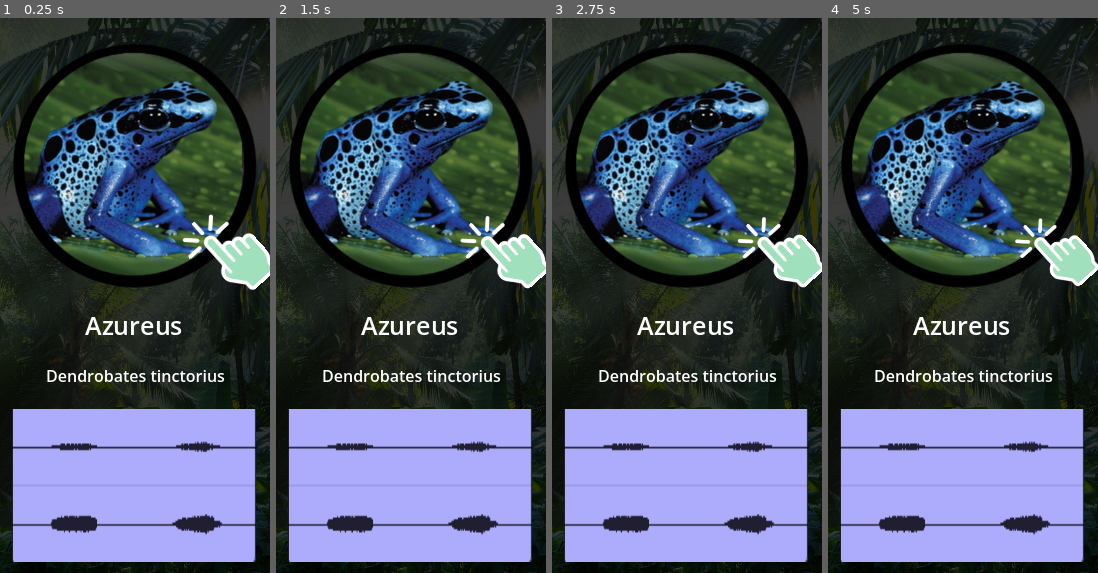
Above: before the commit, frames 1-4 (left to right).
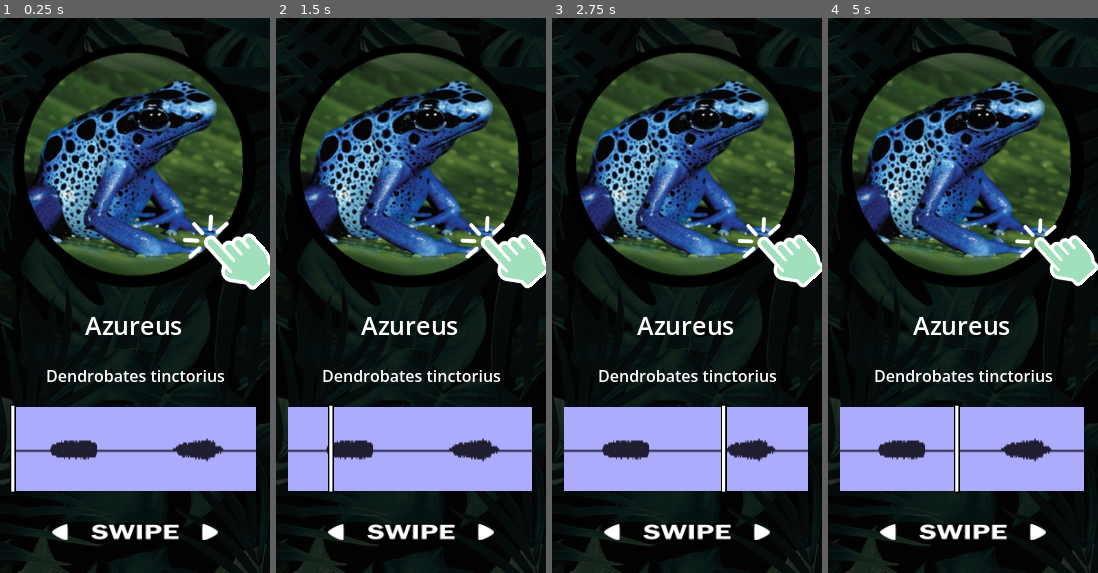
Above: after the commit, the same moments.

Repository: dbarkowsky/frog-demo
Game: Godot game, scene res://main.tscn
Same seed, same stepped clock (60 frames per second), same inputs: the game is played once before the commit and once after it.
Inputs (mouse positions are in pixels of both pictures, inside the frame that each line leads up to):
- Up to frame 1 (0.25 s): no input
- Up to frame 2 (1.5 s): click (411, 173) at 0.5 s; click (411, 173) at 1.25 s
- Up to frame 3 (2.75 s): click (687, 173) at 2 s
- Up to frame 4 (5 s): move the mouse to (1022, 267) at 2.77 s; click (1022, 267) at 2.92 s; drag from (909, 323) to (949, 406) at 3.52 s; move the mouse to (990, 173) at 4.27 s; click (990, 173) at 4.42 s

The runs differ from the first frame. In frame 1, 30% of the frame differs, in the area x 0-100%, y 0-100%; in frame 2, 30%; in frame 3, 30%; in frame 4, 30%.

Commit message:
asset changes, audio wave bar, bug fixes

Diff:
--- a/frog_page.tscn
+++ b/frog_page.tscn
@@ -2,6 +2,7 @@
 
 [ext_resource type="Script" uid="uid://b555gyof80rs2" path="res://scripts/frog_page.gd" id="1_qmocv"]
 [ext_resource type="Texture2D" uid="uid://b500tcll04wl7" path="res://img/click.png" id="2_utv1b"]
+[ext_resource type="Texture2D" uid="uid://dhdm5uh87uffd" path="res://img/stick.png" id="3_jhc63"]
 
 [sub_resource type="GDScript" id="GDScript_evkst"]
 script/source = "extends TextureButton
@@ -13,7 +14,7 @@
 
 
 # Called every frame. 'delta' is the elapsed time since the previous frame.
-func _process(delta: float) -> void:
+func _process(_delta: float) -> void:
 	pass
 "
 
@@ -110,19 +111,23 @@
 autoplay = &"click"
 
 [node name="Waveform" type="TextureRect" parent="." unique_id=346116314]
-custom_minimum_size = Vector2(244, 153)
 layout_mode = 1
 anchors_preset = -1
-anchor_left = 0.089
-anchor_top = 0.73700005
-anchor_right = 0.88100004
-anchor_bottom = 0.9620001
-offset_left = -12.030001
-offset_top = -18.035034
-offset_right = 18.12999
-offset_bottom = 10.089966
+anchor_left = 0.044000003
+anchor_top = 0.70500004
+anchor_right = 0.9480001
+anchor_bottom = 0.86700004
+offset_left = 0.119999886
+offset_top = -2.2750244
+offset_right = 0.039978027
+offset_bottom = -8.185028
 grow_horizontal = 2
 grow_vertical = 2
 expand_mode = 1
 
+[node name="Stick" type="Sprite2D" parent="Waveform" unique_id=403762462]
+position = Vector2(0.875, 41.615845)
+scale = Vector2(0.39634138, 0.39634147)
+texture = ExtResource("3_jhc63")
+
 [connection signal="pressed" from="FrogPic" to="FrogPic" method="_on_pressed"]
--- a/main.tscn
+++ b/main.tscn
@@ -1,7 +1,8 @@
 [gd_scene format=3 uid="uid://dkgvkqjko5em7"]
 
 [ext_resource type="Script" uid="uid://do7qhww2kuvba" path="res://scripts/main.gd" id="1_ig7tw"]
-[ext_resource type="Texture2D" uid="uid://b7rfr1u3ljivl" path="res://img/jungle.jpg" id="2_0xm2m"]
+[ext_resource type="Texture2D" uid="uid://bxlijlyo7ag7x" path="res://img/jungle_leaves.png" id="2_0xm2m"]
+[ext_resource type="Texture2D" uid="uid://dvm6gqhv02ab" path="res://img/swipe.png" id="3_h2yge"]
 
 [node name="MainScreen" type="Control" unique_id=1442086158]
 custom_minimum_size = Vector2(270, 555)
@@ -13,6 +14,11 @@
 
 [node name="Jungle" type="Sprite2D" parent="." unique_id=155131509]
 modulate = Color(0.23, 0.23, 0.23, 1)
-position = Vector2(169.25006, 283.87482)
-scale = Vector2(0.32773432, 0.32773432)
+position = Vector2(158.5, 271.58582)
+scale = Vector2(1.0715789, 1.0715787)
 texture = ExtResource("2_0xm2m")
+
+[node name="Swipe" type="Sprite2D" parent="." unique_id=525073122]
+position = Vector2(135.07137, 514.25)
+scale = Vector2(0.9081628, 0.9081628)
+texture = ExtResource("3_h2yge")
--- a/scripts/frog_page.gd
+++ b/scripts/frog_page.gd
@@ -6,6 +6,9 @@
 @onready var latin: RichTextLabel = $FrogLatin
 @onready var click: Sprite2D = $Click
 @onready var wave: TextureRect = $Waveform
+@onready var stick: Sprite2D = $Waveform/Stick
+
+var tween: Tween
 
 # Called when the node enters the scene tree for the first time.
 func _ready() -> void:
@@ -14,7 +17,11 @@
 
 func _on_frog_pic_pressed() -> void:
 	if sound.stream:
-		sound.play()
+		if not sound.playing:
+			start_audio()
+		else:
+			stop_audio()
+			start_audio() # just reset basically
 	else:
 		print("No sound stream loaded for this frog!")
 
@@ -23,9 +30,30 @@
 	image.texture_normal = load(frog.get("img"))
 	title.text = frog.get("name")
 	latin.text = frog.get("latin")
-	print(frog.get("wave"))
 	wave.texture = load(frog.get("wave")) as Texture2D
+
+func start_audio() -> void:
+	tween = create_tween()
+	# End value depends on where end of audio wave is.
+	# Time to get there depends on length of audio...
+	var startX = wave.position.x
+	var endX = startX + wave.size.x
+	var length = sound.stream.get_length()
+	var half_width = stick.texture.get_width() * stick.scale.x * 2
+	startX -= half_width
+	endX -= half_width
+	# Set the stick to the start in case it isn't there
+	stick.position.x = startX
+	# And move stick to end
+	tween.tween_property(stick, "position:x", endX, length)
+	sound.play()
 
 func stop_audio() -> void:
 	if sound and sound.playing:
 		sound.stop()
+	if tween and tween.is_valid():
+		tween.kill()
+		var startX = wave.position.x
+		var half_width = stick.texture.get_width() * stick.scale.x * 2
+		startX -= half_width
+		stick.position.x = startX
Binary file changed: img/audio_images/azure.png
Binary file changed: img/audio_images/blue_and_bronze.png
Binary file changed: img/audio_images/citronella.png
Binary file changed: img/audio_images/cobalt.png
Binary file changed: img/audio_images/costarican_green.png
Binary file changed: img/audio_images/golden.png
Binary file changed: img/audio_images/mint_green.png
Binary file changed: img/audio_images/oyapock.png
Binary file changed: img/audio_images/powder_blue.png
Binary file changed: img/audio_images/santa_isabella.png
Binary file changed: img/audio_images/strawberry.png
Binary file changed: img/audio_images/yellow_banded.png
(and 7 more such lines)
